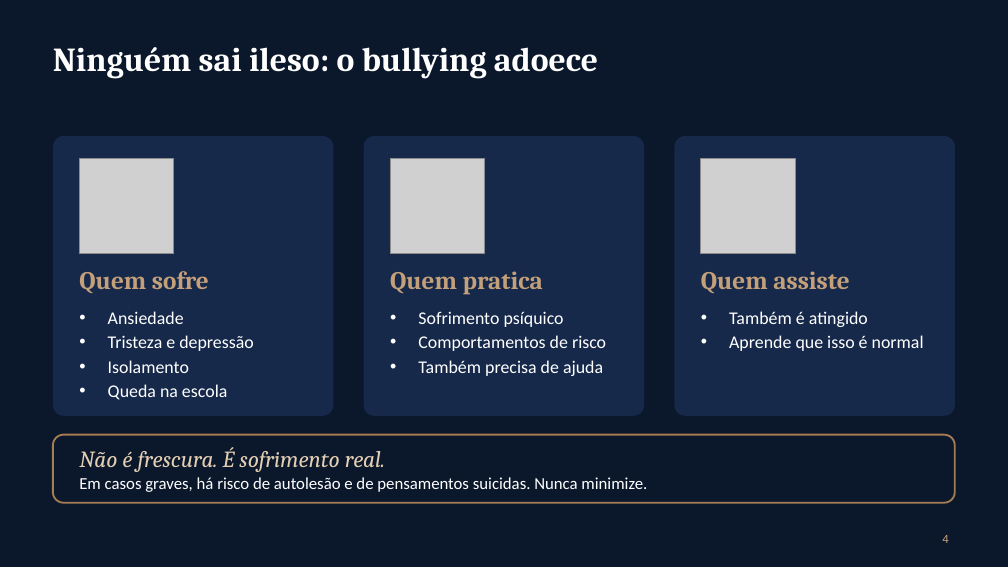
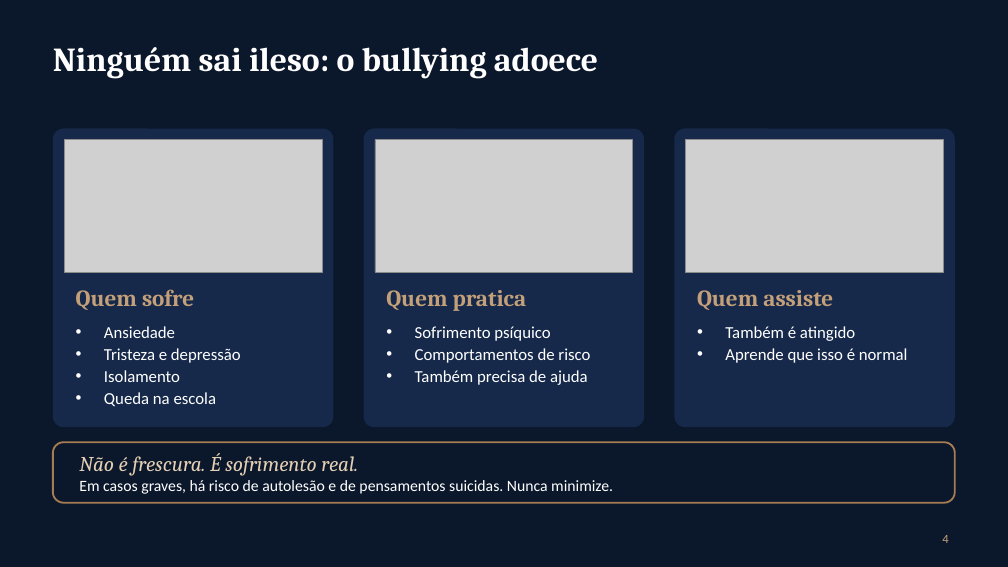
Before and after one commit to ebarroso12/ocorpoexplica, a slide deck: slide 4 of apresentacoes/bullying-saude-mental-escola.pptx. Drawn at 1008x567 pixels with LibreOffice and Linux fonts; fonts in the diff are those of the drawing; grey boxes stand for pictures; background and template pictures are left out. Boxes give left, top, right and bottom in pixels: in the first picture for what was removed or moved away, otherwise in the second. Text is boxed around its words. In the diff, an @@ line names an element or a change of style, - is before the commit and + after.

```diff
--- a/apresentacoes/bullying-saude-mental-escola.pptx
+++ b/apresentacoes/bullying-saude-mental-escola.pptx
@@ rounded rectangle: place and size @@
-rounded rectangle at (53, 136, 333, 416)
+rounded rectangle at (53, 129, 333, 427)
@@ picture: place and size @@
-picture at (79, 159, 174, 253)
+picture at (64, 140, 322, 272)
@@ rounded rectangle: place and size @@
-rounded rectangle at (364, 136, 644, 416)
+rounded rectangle at (364, 129, 644, 427)
@@ picture: place and size @@
-picture at (390, 159, 485, 253)
+picture at (375, 140, 633, 272)
@@ rounded rectangle: place and size @@
-rounded rectangle at (675, 136, 955, 416)
+rounded rectangle at (675, 129, 955, 427)
@@ picture: place and size @@
-picture at (701, 159, 796, 253)
+picture at (686, 140, 944, 272)
@@ text "Quem sofre": place and size @@
-text "Quem sofre" at (79, 271, 209, 293)
+text "Quem sofre" at (76, 289, 194, 310)
@@ text "Quem pratica": place and size @@
-text "Quem pratica" at (390, 271, 543, 295)
+text "Quem pratica" at (386, 290, 526, 311)
@@ size 24 to 22 pt in 3 elements at (76, 289, 194, 310), (386, 290, 526, 311), (697, 290, 833, 310) @@
@@ text "Quem assiste": place and size @@
-text "Quem assiste" at (701, 271, 849, 294)
+text "Quem assiste" at (697, 290, 833, 310)
@@ text "Ansiedade": place and size @@
-text "Ansiedade" at (108, 311, 254, 400)
+text "Ansiedade" at (104, 326, 241, 407)
@@ text "Sofrimento psíquico": place and size @@
-text "Sofrimento psíquico" at (418, 311, 606, 376)
+text "Sofrimento psíquico" at (415, 326, 590, 385)
@@ size 17 to 16 pt; less space between paragraphs in 3 elements at (104, 326, 241, 407), (415, 326, 590, 385), (725, 326, 908, 363) @@
@@ text "Também é atingido": place and size @@
-text "Também é atingido" at (729, 311, 924, 351)
+text "Também é atingido" at (725, 326, 908, 363)
@@ rounded rectangle: place and size @@
-rounded rectangle at (53, 435, 955, 503)
+rounded rectangle at (53, 442, 955, 503)
@@ rounded rectangle at (53, 442, 955, 503): proportions changed @@
@@ text "Não é frescura. É sofrimento ..." at (79, 453, 613, 494): size 22 to 20 pt in "Não é frescura. É sofrimento real."; size 16 to 15 pt in "Em casos graves, há risco de autolesão ..." @@
```
Also in this commit, not shown: 12 other slides changed, 3 other files.
